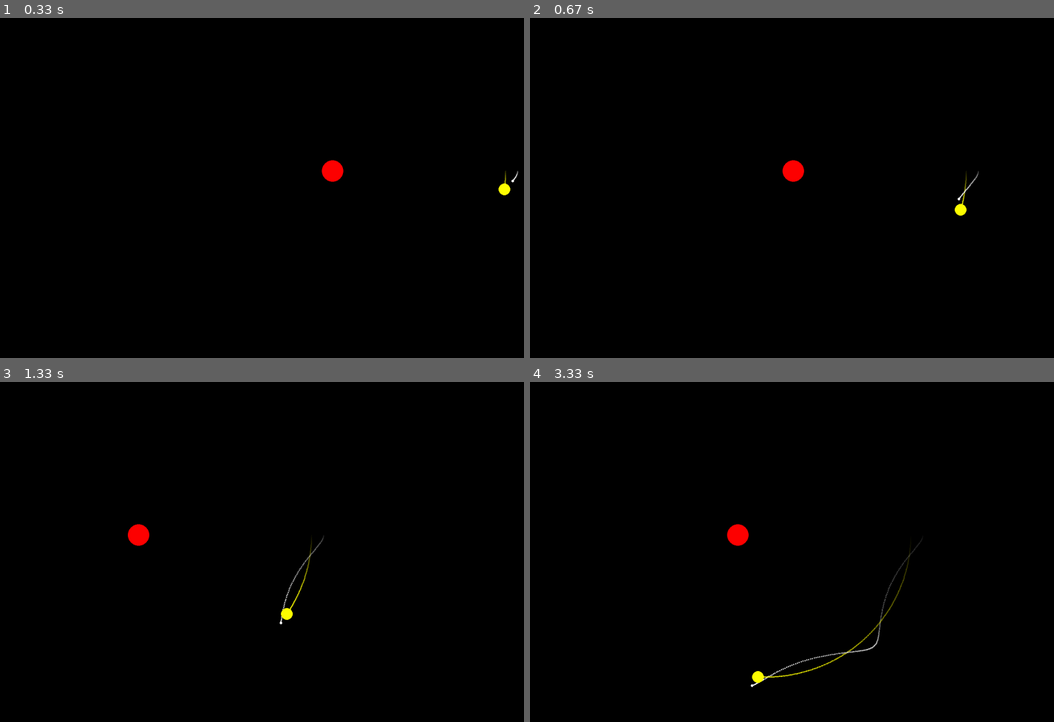
Above: before the commit, frames 1-4 (two rows, left to right).
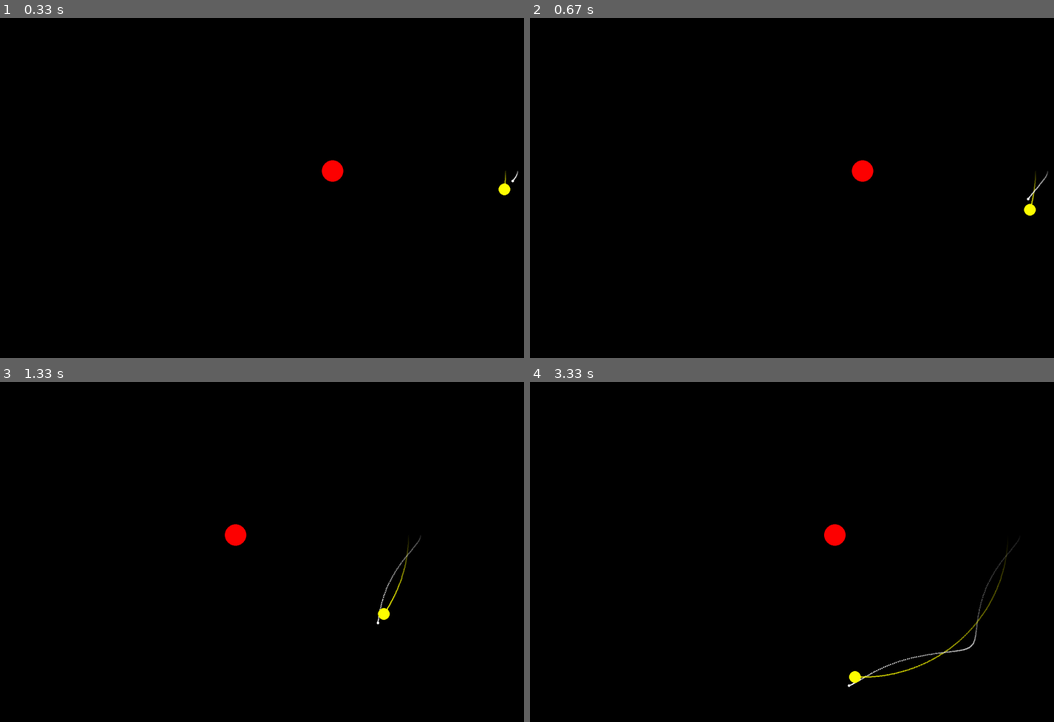
Above: after the commit, the same moments.

Repository: mutleyboy99/GravitySimulationPygame
Game: pygame game, started from main.py
Two runs of this game, one before a commit and one after it. Both use one fixed random seed, a clock stepped at 60 frames per second and the inputs below.
Inputs:
- Up to frame 1 (0.33 s): no input
- Up to frame 2 (0.67 s): hold Backspace from 0.33 s (still down); hold Right from 0.33 s (still down)
- Up to frame 3 (1.33 s): release Backspace at 0.8 s; release Right at 0.8 s; hold Right 0.83-1.3 s; tap = at 0.98 s
- Up to frame 4 (3.33 s): hold Up 1.33-1.63 s; hold Right 1.67-2.13 s; tap - at 1.82, 3.22 s; hold Left 2.17-2.7 s; tap = at 2.32 s; hold Down 2.73-3.03 s; hold Left from 3.07 s (still down)

Frame 1 is identical in both runs. In frame 2, 0.7% of the frame differs, in the area x 48-99%, y 41-59%; in frame 3, 0.8%; in frame 4, 1.3%, in the area x 37-94%, y 41-90%.

Commit message:
Added resetting camera to origin

Diff:
--- a/main.py
+++ b/main.py
@@ -93,6 +93,8 @@
             offset += pygame.Vector2(10, 0)
         if keys[pygame.K_RIGHT]:
             offset -= pygame.Vector2(10, 0)
+        if keys[pygame.K_BACKSPACE]:
+            offset = pygame.Vector2(0, 0)
 
 
 
